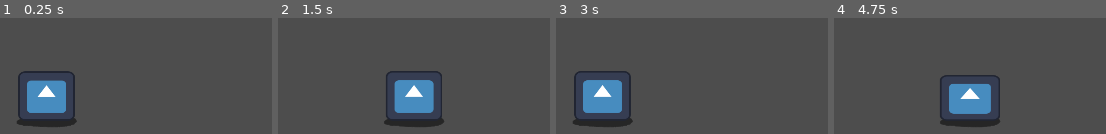
Above: before the commit, frames 1-4 (left to right).
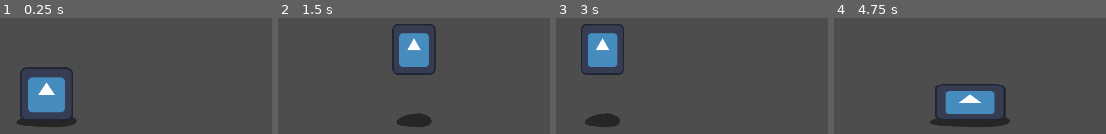
Above: after the commit, the same moments.

Repository: sdotyxz/playground_godot
Game: Godot game, scene res://puzzle_chess/entity/units/unit/unit.tscn
The game is run twice, just before and just after one commit, with the same random seed, the same clock (stepped at 60 frames per second) and the same inputs. This scene is started directly instead of the project's main scene. The engine's default icon, where the game draws it, is replaced by a stand-in: a white triangle on a blue panel in a dark square.
Inputs (mouse positions are in pixels of both pictures, inside the frame that each line leads up to):
- Up to frame 1 (0.25 s): no input
- Up to frame 2 (1.5 s): tap Enter (ui_accept) at 0.5, 0.77 s; move the mouse to (473, 66) at 0.52 s; hold Right (ui_right) 0.53-1.25 s; click (473, 66) at 0.67 s; drag from (outside the picture) to (outside the picture) at 1.27 s
- Up to frame 3 (3 s): move the mouse to (outside the picture) at 2.02 s; hold Left (ui_left) 2.03-2.75 s; drag from (outside the picture) to (outside the picture) at 2.77 s
- Up to frame 4 (4.75 s): move the mouse to (outside the picture) at 3.52 s; hold Right (ui_right) 3.53-4.25 s; tap Enter (ui_accept) at 3.77 s; drag from (outside the picture) to (outside the picture) at 4.27 s

The runs differ from the first frame. In frame 1, 2.5% of the frame differs, in the area x 6-28%, y 42-88%; in frame 2, 10%, in the area x 38-62%, y 5-94%; in frame 3, 9.9%; in frame 4, 3.7%.

Commit message:
better move idle animation

Diff:
--- a/Game/puzzle_chess/entity/units/unit/unit.gd
+++ b/Game/puzzle_chess/entity/units/unit/unit.gd
@@ -24,8 +24,6 @@
 	var direction_y = Input.get_axis("ui_up", "ui_down")
 	if direction_x != 0 || direction_y != 0:
 		animation_player.play("move")
-	else:
-		animation_player.play("idle")
 
 	if direction_x != 0:
 		velocity.x = direction_x * SPEED
@@ -38,3 +36,7 @@
 		velocity.y = move_toward(velocity.y, 0, SPEED)
 
 	move_and_slide()
+
+func _on_animation_player_animation_finished(anim_name):
+	if anim_name == "move":
+		animation_player.play("idle")
--- a/Game/puzzle_chess/entity/units/unit/unit.tscn
+++ b/Game/puzzle_chess/entity/units/unit/unit.tscn
@@ -5,47 +5,6 @@
 [ext_resource type="Texture2D" uid="uid://2mexvjrswf4d" path="res://icon.svg" id="2_lh7fd"]
 
 [sub_resource type="CircleShape2D" id="CircleShape2D_op2mb"]
-
-[sub_resource type="Animation" id="Animation_n8ibb"]
-resource_name = "move"
-length = 0.625
-step = 0.005
-tracks/0/type = "value"
-tracks/0/imported = false
-tracks/0/enabled = true
-tracks/0/path = NodePath("Animation/Body:scale")
-tracks/0/interp = 1
-tracks/0/loop_wrap = true
-tracks/0/keys = {
-"times": PackedFloat32Array(0, 0.1, 0.3, 0.5, 0.6),
-"transitions": PackedFloat32Array(1, 1, 1, 1, 1),
-"update": 0,
-"values": [Vector2(1, 1), Vector2(1.5, 0.5), Vector2(0.75, 1), Vector2(1.5, 0.5), Vector2(1, 1)]
-}
-tracks/1/type = "value"
-tracks/1/imported = false
-tracks/1/enabled = true
-tracks/1/path = NodePath("Animation/Shadow:scale")
-tracks/1/interp = 1
-tracks/1/loop_wrap = true
-tracks/1/keys = {
-"times": PackedFloat32Array(0, 0.1, 0.3, 0.5, 0.6),
-"transitions": PackedFloat32Array(1, 1, 1, 1, 1),
-"update": 0,
-"values": [Vector2(1, 1), Vector2(1.5, 1), Vector2(0.5, 1), Vector2(1.5, 1), Vector2(1, 1)]
-}
-tracks/2/type = "value"
-tracks/2/imported = false
-tracks/2/enabled = true
-tracks/2/path = NodePath("Animation/Body:position")
-tracks/2/interp = 1
-tracks/2/loop_wrap = true
-tracks/2/keys = {
-"times": PackedFloat32Array(0, 0.1, 0.3, 0.5, 0.6),
-"transitions": PackedFloat32Array(1, 1, 1, 1, 1),
-"update": 0,
-"values": [Vector2(0, 0), Vector2(0, 29), Vector2(0, -120), Vector2(0, 29), Vector2(0, 0)]
-}
 
 [sub_resource type="Animation" id="Animation_w8uqs"]
 length = 0.001
@@ -126,6 +85,47 @@
 "values": [Vector2(1, 1)]
 }
 
+[sub_resource type="Animation" id="Animation_n8ibb"]
+resource_name = "move"
+length = 0.625
+step = 0.005
+tracks/0/type = "value"
+tracks/0/imported = false
+tracks/0/enabled = true
+tracks/0/path = NodePath("Animation/Body:scale")
+tracks/0/interp = 1
+tracks/0/loop_wrap = true
+tracks/0/keys = {
+"times": PackedFloat32Array(0, 0.1, 0.3, 0.5, 0.6),
+"transitions": PackedFloat32Array(1, 1, 1, 1, 1),
+"update": 0,
+"values": [Vector2(1, 1), Vector2(1.5, 0.5), Vector2(0.75, 1), Vector2(1.5, 0.5), Vector2(1, 1)]
+}
+tracks/1/type = "value"
+tracks/1/imported = false
+tracks/1/enabled = true
+tracks/1/path = NodePath("Animation/Shadow:scale")
+tracks/1/interp = 1
+tracks/1/loop_wrap = true
+tracks/1/keys = {
+"times": PackedFloat32Array(0, 0.1, 0.3, 0.5, 0.6),
+"transitions": PackedFloat32Array(1, 1, 1, 1, 1),
+"update": 0,
+"values": [Vector2(1, 1), Vector2(1.5, 1), Vector2(0.5, 1), Vector2(1.5, 1), Vector2(1, 1)]
+}
+tracks/2/type = "value"
+tracks/2/imported = false
+tracks/2/enabled = true
+tracks/2/path = NodePath("Animation/Body:position")
+tracks/2/interp = 1
+tracks/2/loop_wrap = true
+tracks/2/keys = {
+"times": PackedFloat32Array(0, 0.1, 0.3, 0.5, 0.6),
+"transitions": PackedFloat32Array(1, 1, 1, 1, 1),
+"update": 0,
+"values": [Vector2(0, 0), Vector2(0, 29), Vector2(0, -120), Vector2(0, 29), Vector2(0, 0)]
+}
+
 [sub_resource type="AnimationLibrary" id="AnimationLibrary_r3t07"]
 _data = {
 "RESET": SubResource("Animation_w8uqs"),
@@ -154,3 +154,5 @@
 libraries = {
 "": SubResource("AnimationLibrary_r3t07")
 }
+
+[connection signal="animation_finished" from="AnimationPlayer" to="." method="_on_animation_player_animation_finished"]
